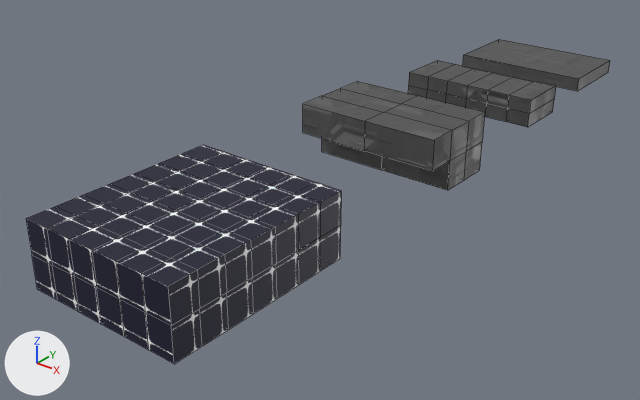
Before and after pictures for a commit that changed the Blender file Assets/Art/PlatformsSizesInOBSIDIAN.blend.
Both versions are drawn from a 50 mm lens placed at (30.0, -46.0, 21.5), pointed at (-2.5, -5.4, -3.6). Lighting does not change. The marker at lower left points along +X, +Y and +Z. Mesh edges are drawn as thin lines.

Objects in the first picture: 'Cube', 'Long', 'Short', 'Thin'.
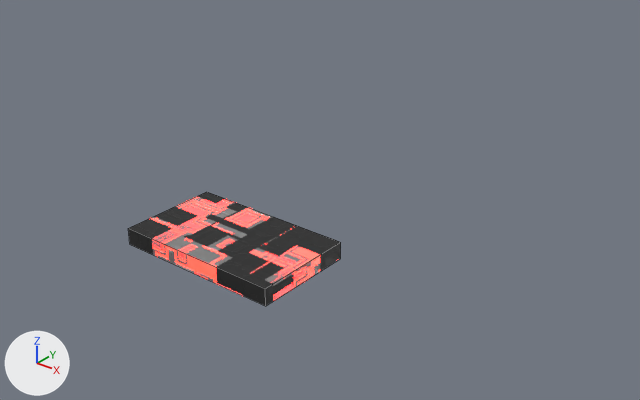
The newer file is also turned or shifted as a whole; pictures and numbers use the older file's frame.

Boxes (x1, y1, x2, y2) around the edits, measured in the pictures (640 x 400 px):
```json
{"object": "Long", "change": "hidden", "before": [26, 145, 341, 364]}
{"object": "Thin", "change": "recoloured, mesh moved", "before": [463, 39, 610, 91], "after": [128, 192, 341, 306]}
{"object": "Cube", "change": "hidden", "before": [303, 81, 485, 190]}
{"object": "Short", "change": "hidden", "before": [408, 60, 556, 127]}
```

Edits to the scene script, one JSON object a line:
```json
{"op": "add", "block": "mat_glitch", "code": ["mat_glitch = bpy.data.materials.new('Glitch')", "# nodes: BsdfPrincipled, Bump, Mapping, Mix, MixShader, OutputMaterial, TexBrick, TexCoord, TexNoise, TexVoronoi, ValToRGB", "# colours: black #000000, red #ff1200, red #ff0000, grey #b9b9b9, white #ffffff, grey #959595, dark grey #4f4f4f, grey #797979"]}
{"block": "me_cube_001", "where": "me_cube_001.from_pydata(...)  # 42 vertices, 40 faces; spans x -5.0..5.0, y 8.57..12.57, z -1.0..1.0"}
{"block": "me_cube_001", "where": "# used by ob_short; location = (0.0, 0.0, 0.0)"}
{"op": "remove", "block": "me_cube_001", "code": "me_cube_001.materials.append(mat_dark_metal)"}
{"block": "me_cube_001", "change": "me_cube_001 part 1: the whole mesh is moved by (0.0, -25.61, -1.0)"}
{"op": "add", "block": "me_cube_001", "code": "me_cube_001.materials.append(mat_glitch)"}
{"block": "me_cube", "where": "me_cube.from_pydata(...)  # 138 vertices, 136 faces; spans x -5.0..5.0, y -24.94..-12.94, z -2.0..2.0"}
{"op": "remove", "block": "me_cube", "code": "me_cube.materials.append(mat_platform_proper)"}
{"op": "add", "block": "me_cube", "code": "me_cube.materials.append(mat_glitch)"}
{"block": "me_cube_002", "where": "me_cube_002.from_pydata(...)  # 8 vertices, 6 faces; spans x -5.0..5.0, y 16.64..22.64, z -0.5..0.5"}
{"block": "me_cube_002", "where": "# used by ob_thin; location = (0.0, 0.0, 0.0)"}
{"op": "remove", "block": "me_cube_002", "code": "me_cube_002.materials.append(mat_dark_metal)"}
{"block": "me_cube_002", "change": "me_cube_002 part 2: the whole mesh is moved by (0.0, -35.57, -1.5)"}
{"op": "add", "block": "me_cube_002", "code": "me_cube_002.materials.append(mat_glitch)"}
{"block": "me_cube_004", "where": "me_cube_004.from_pydata(...)  # 32 vertices, 30 faces; spans x -5.0..5.0, y -4.0..2.0, z -2.0..2.0"}
{"block": "me_cube_004", "where": "# used by ob_cube; location = (0.0, 0.0, 0.0)"}
{"op": "remove", "block": "me_cube_004", "code": "me_cube_004.materials.append(mat_dark_metal)"}
{"block": "me_cube_004", "change": "me_cube_004 part 3: texture (UV) coordinates of 30 of 30 faces, centred in x -5.0..5.0, y -4.0..2.0, z -2.0..2.0, changed; they spanned u 0.0..1.0, v 0.0..0.9 and now span u 0.14..0.86, v 0.13..0.77"}
{"op": "add", "block": "me_cube_004", "code": "me_cube_004.materials.append(mat_glitch)"}
{"op": "add", "block": "ob_short", "code": "ob_short.hide_set(True)"}
{"op": "add", "block": "ob_long", "code": "ob_long.hide_set(True)"}
{"op": "set", "path": "ob_cube.location", "old": "(0.0, 0.0, 0.0)", "new": "(0.0, -14.94, 0.0)"}
{"op": "add", "block": "ob_cube", "code": "ob_cube.hide_set(True)"}
```
